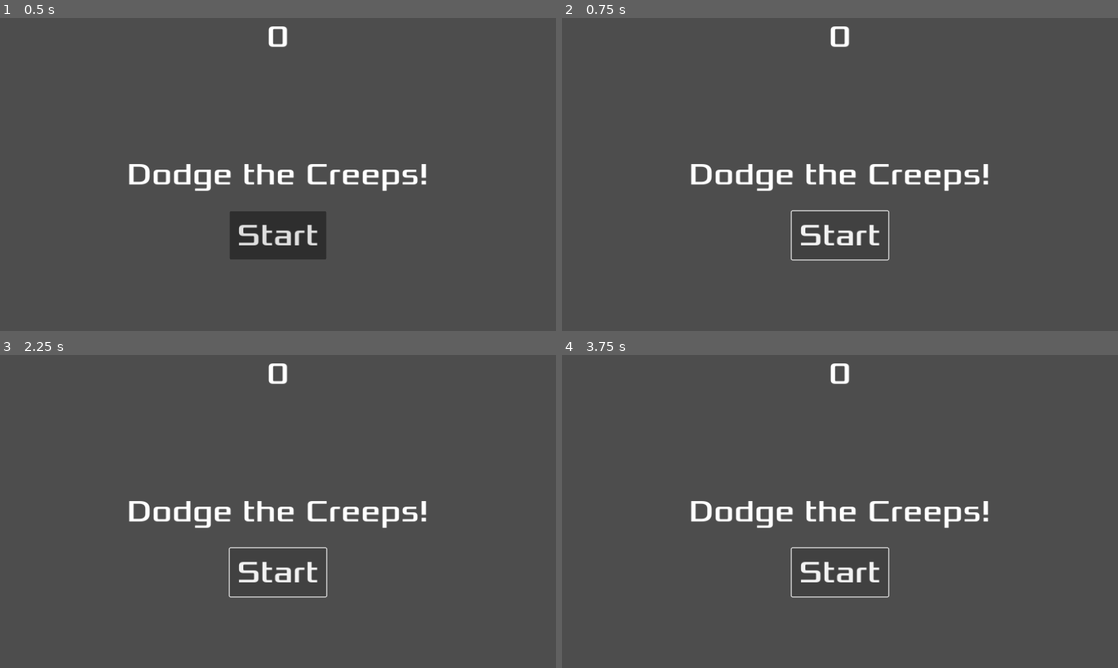
Above: before the commit, frames 1-4 (two rows, left to right).
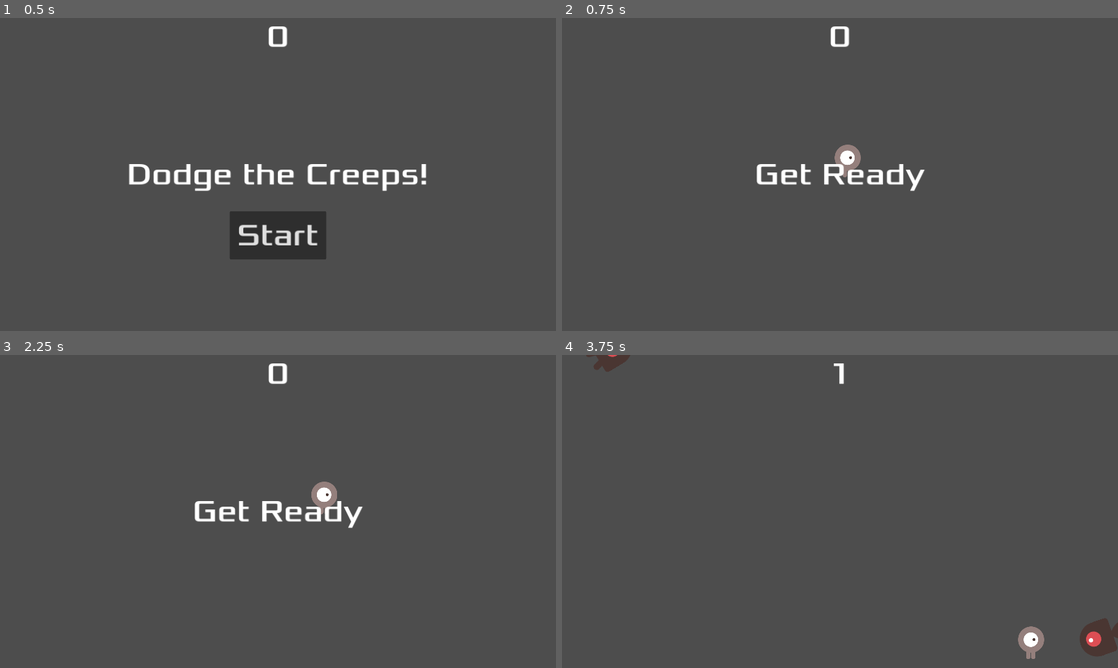
Above: after the commit, the same moments.

Repository: emilstrat/EmilsAstroids
Game: Godot game, scene res://main.tscn
Same seed, same stepped clock (60 frames per second), same inputs: the game is played once before the commit and once after it.
Inputs (mouse positions are in pixels of both pictures, inside the frame that each line leads up to):
- Up to frame 1 (0.5 s): no input
- Up to frame 2 (0.75 s): click "Start" at 0.5 s
- Up to frame 3 (2.25 s): click (278, 570) at 1.25 s, where only the run before the commit has a clickable "Start"; tap Enter at 2 s; hold Right (move_right) from 2.03 s (still down)
- Up to frame 4 (3.75 s): release Right (move_right) at 2.78 s; hold S (move_down) 2.78-3.53 s; hold Right (move_right) from 3.53 s (still down)

Frame 1 is identical in both runs. In frame 2, 2.9% of the frame differs, in the area x 23-77%, y 40-78%; in frame 3, 2.9%; in frame 4, 3.6%, in the area x 4-100%, y 0-98%.

Commit message:
Main menu

Diff:
--- a/hud.gd
+++ b/hud.gd
@@ -1,15 +1,6 @@
 extends CanvasLayer
 
 signal start_game
-
-# Called when the node enters the scene tree for the first time.
-func _ready() -> void:
-	pass # Replace with function body.
-
-
-# Called every frame. 'delta' is the elapsed time since the previous frame.
-func _process(delta: float) -> void:
-	pass
 
 func show_message(text):
 	$Message.text = text
@@ -19,10 +10,8 @@
 func show_game_over():
 	show_message("Game Over")
 	await $MessageTimer.timeout
-
 	$Message.text = "Dodge the Creeps!"
 	$Message.show()
-
 	await get_tree().create_timer(1.0).timeout
 	$StartButton.show()
 
@@ -31,7 +20,6 @@
 
 func _on_start_button_pressed():
 	$StartButton.hide()
-	$Message.text = "Dodge the Creeps!!"
 	start_game.emit()
 
 func _on_message_timer_timeout():
--- a/hud.tscn
+++ b/hud.tscn
@@ -58,3 +58,6 @@
 [node name="MessageTimer" type="Timer" parent="."]
 wait_time = 2.0
 one_shot = true
+
+[connection signal="pressed" from="StartButton" to="." method="_on_start_button_pressed"]
+[connection signal="timeout" from="MessageTimer" to="." method="_on_message_timer_timeout"]
--- a/main.gd
+++ b/main.gd
@@ -2,15 +2,6 @@
 
 @export var mob_scene: PackedScene
 var score
-# Called when the node enters the scene tree for the first time.
-func _ready() -> void:
-	pass
-
-
-# Called every frame. 'delta' is the elapsed time since the previous frame.
-func _process(delta: float) -> void:
-	pass
-
 
 func game_over() -> void:
 	$ScoreTimer.stop()
Not shown, added: maiD303.tmp
Not shown, added: maiEA92.tmp
